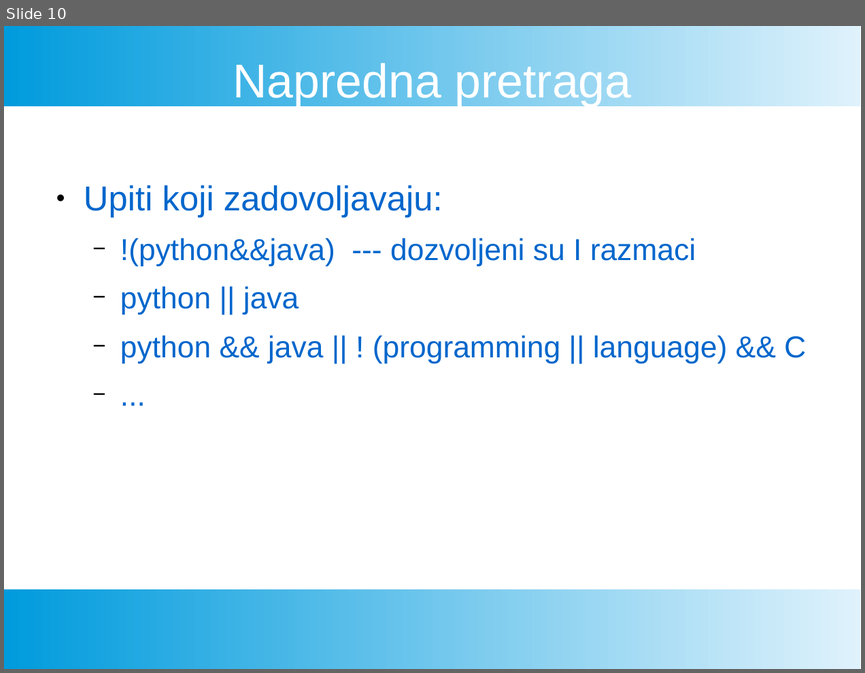
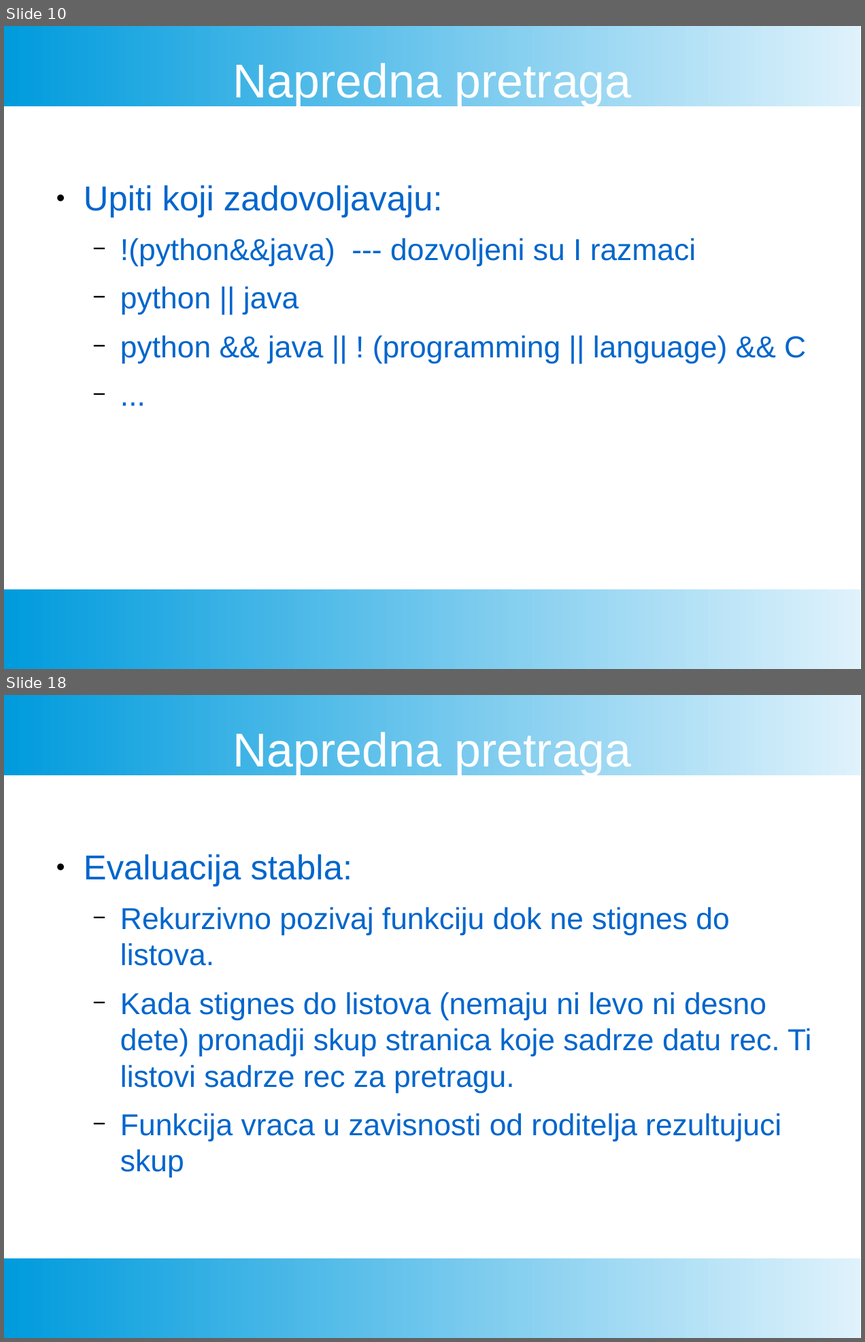
Before and after one commit to FTN-E2-materials/SearchEngine, a slide deck: ProjekatPrezentacija.pptx. Shown one above the other, each under a label of ours: slide 10 before the commit, slides 10 and 18 after it; the slides between them are not shown. The pictures are 865x673 and 865x1342 pixels, drawn with LibreOffice and Linux fonts; fonts in the diff are those of the drawing. Boxes give left, top, right and bottom in pixels: in the first picture for what was removed or moved away, otherwise in the second. Text is boxed around its words. In the diff, an @@ line names an element or a change of style, - is before the commit and + after.

Commit message:
dodata napredna pretraga u prezentaciju

```diff
--- a/ProjekatPrezentacija.pptx
+++ b/ProjekatPrezentacija.pptx
@@ slide 18 added at <box>4,695,861,1338</box>, background #FFFFFF; not listed: 2 template elements that a slide beside it also shows @@
@@ text added at <box>233,732,632,775</box>, 44 pt, text #FFFFFF @@
+Napredna pretraga
@@ text added at <box>84,854,811,1178</box>, 28 pt, text #0066CC @@
+● Evaluacija stabla:
+  − Rekurzivno pozivaj funkciju dok ne stignes do listova.
+  − Kada stignes do listova (nemaju ni levo ni desno dete) pronadji skup stranica koje sadrze datu rec. Ti listovi sadrze rec za pretragu.
+  − Funkcija vraca u zavisnosti od roditelja rezultujuci skup
```
Also in this commit, not shown: 9 other slides added, 1 slide removed, 1 other file.
